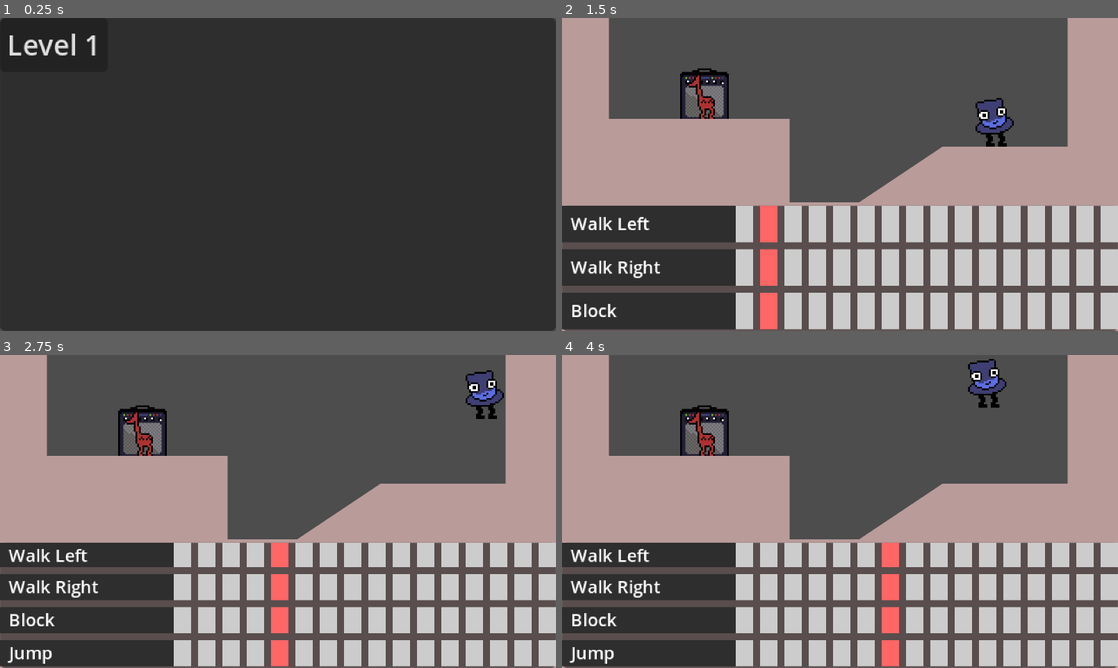
Above: before the commit, frames 1-4 (two rows, left to right).
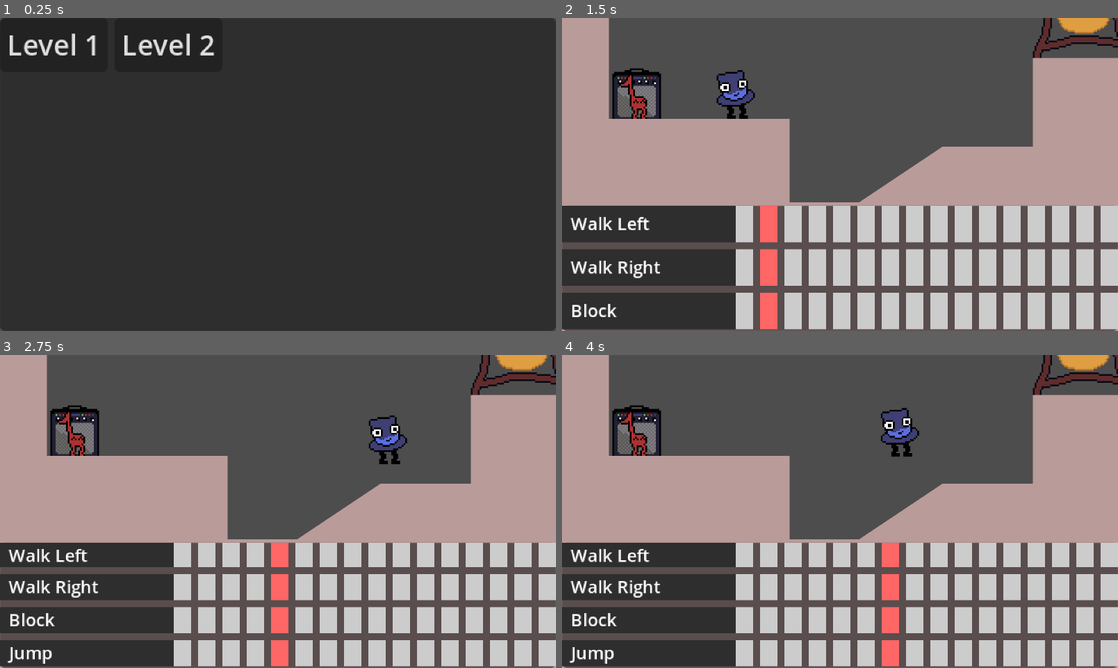
Above: after the commit, the same moments.

Repository: blondeman/GMTK2025
Game: Godot game, scene res://scenes/level_select.tscn
The game is run twice, just before and just after one commit, with the same random seed, the same clock (stepped at 60 frames per second) and the same inputs. Sound files missing from this copy of the repository are replaced by a short silence.
Inputs:
- Up to frame 1 (0.25 s): no input
- Up to frame 2 (1.5 s): click "Level 1" at 0.5 s; tap Enter at 1.25 s; hold D (move_right) from 1.28 s (still down); tap 1 at 1.35 s
- Up to frame 3 (2.75 s): keep holding D (move_right); tap W (jump) at 1.52, 2.27 s; tap 2 at 2.1 s
- Up to frame 4 (4 s): release D (move_right) at 2.78 s; hold A (move_left) 2.78-3.53 s; tap 3 at 2.85 s; hold D (move_right) from 3.53 s (still down); tap 4 at 3.6 s; tap W (jump) at 3.77 s

The runs differ from the first frame. In frame 1, 0.4% of the frame differs, in the area x 22-39%, y 4-12%; in frame 2, 7.0%; in frame 3, 6.7%; in frame 4, 7.2%, in the area x 9-100%, y 0-42%.

Commit message:
flag win condition

Diff:
--- /dev/null
+++ b/GMTK 2025/art/sprite_frames/gong.tres
@@ -0,0 +1,100 @@
+[gd_resource type="SpriteFrames" load_steps=14 format=3 uid="uid://b38e2gpptl3yc"]
+
+[ext_resource type="Texture2D" uid="uid://ej5acpkpp6ck" path="res://art/sprite_frames/gong.png" id="1_ecrff"]
+
+[sub_resource type="AtlasTexture" id="AtlasTexture_othml"]
+atlas = ExtResource("1_ecrff")
+region = Rect2(0, 0, 64, 64)
+
+[sub_resource type="AtlasTexture" id="AtlasTexture_dcdcs"]
+atlas = ExtResource("1_ecrff")
+region = Rect2(0, 0, 64, 64)
+
+[sub_resource type="AtlasTexture" id="AtlasTexture_vfm2w"]
+atlas = ExtResource("1_ecrff")
+region = Rect2(64, 0, 64, 64)
+
+[sub_resource type="AtlasTexture" id="AtlasTexture_7uc3s"]
+atlas = ExtResource("1_ecrff")
+region = Rect2(128, 0, 64, 64)
+
+[sub_resource type="AtlasTexture" id="AtlasTexture_iutm1"]
+atlas = ExtResource("1_ecrff")
+region = Rect2(192, 0, 64, 64)
+
+[sub_resource type="AtlasTexture" id="AtlasTexture_m740r"]
+atlas = ExtResource("1_ecrff")
+region = Rect2(256, 0, 64, 64)
+
+[sub_resource type="AtlasTexture" id="AtlasTexture_dt33s"]
+atlas = ExtResource("1_ecrff")
+region = Rect2(320, 0, 64, 64)
+
+[sub_resource type="AtlasTexture" id="AtlasTexture_11yhm"]
+atlas = ExtResource("1_ecrff")
+region = Rect2(384, 0, 64, 64)
+
+[sub_resource type="AtlasTexture" id="AtlasTexture_1hmoq"]
+atlas = ExtResource("1_ecrff")
+region = Rect2(448, 0, 64, 64)
+
+[sub_resource type="AtlasTexture" id="AtlasTexture_v5qqa"]
+atlas = ExtResource("1_ecrff")
+region = Rect2(512, 0, 64, 64)
+
+[sub_resource type="AtlasTexture" id="AtlasTexture_ijmjh"]
+atlas = ExtResource("1_ecrff")
+region = Rect2(576, 0, 64, 64)
+
+[sub_resource type="AtlasTexture" id="AtlasTexture_3a5lm"]
+atlas = ExtResource("1_ecrff")
+region = Rect2(640, 0, 64, 64)
+
+[resource]
+animations = [{
+"frames": [{
+"duration": 1.0,
+"texture": SubResource("AtlasTexture_othml")
+}],
+"loop": true,
+"name": &"default",
+"speed": 5.0
+}, {
+"frames": [{
+"duration": 1.0,
+"texture": SubResource("AtlasTexture_dcdcs")
+}, {
+"duration": 1.0,
+"texture": SubResource("AtlasTexture_vfm2w")
+}, {
+"duration": 1.0,
+"texture": SubResource("AtlasTexture_7uc3s")
+}, {
+"duration": 1.0,
+"texture": SubResource("AtlasTexture_iutm1")
+}, {
+"duration": 1.0,
+"texture": SubResource("AtlasTexture_m740r")
+}, {
+"duration": 1.0,
+"texture": SubResource("AtlasTexture_dt33s")
+}, {
+"duration": 1.0,
+"texture": SubResource("AtlasTexture_11yhm")
+}, {
+"duration": 1.0,
+"texture": SubResource("AtlasTexture_1hmoq")
+}, {
+"duration": 1.0,
+"texture": SubResource("AtlasTexture_v5qqa")
+}, {
+"duration": 1.0,
+"texture": SubResource("AtlasTexture_ijmjh")
+}, {
+"duration": 1.0,
+"texture": SubResource("AtlasTexture_3a5lm")
+}],
+"loop": true,
+"name": &"finish",
+"speed": 5.0
+}]
--- a/GMTK 2025/scenes/base_level.tscn
+++ b/GMTK 2025/scenes/base_level.tscn
@@ -3,7 +3,7 @@
 [ext_resource type="Script" uid="uid://ba031y0s8iovc" path="res://scripts/level_mananger.gd" id="1_k2uud"]
 [ext_resource type="PackedScene" uid="uid://b07n0lhyurdyk" path="res://scenes/sequencer.tscn" id="1_l1caj"]
 
-[node name="base_level" type="Node"]
+[node name="base_level" type="Node" groups=["manager"]]
 script = ExtResource("1_k2uud")
 
 [node name="game" type="Node2D" parent="."]
--- /dev/null
+++ b/GMTK 2025/scenes/flag.gd
@@ -0,0 +1,8 @@
+extends Area2D
+
+func _on_body_entered(body):
+	if body.name == "player":
+		var managers = get_tree().get_nodes_in_group("manager")
+		for manager in managers:
+			if manager.has_method("load_next_level"):
+				manager.load_next_level()
--- /dev/null
+++ b/GMTK 2025/scenes/flag.tscn
@@ -0,0 +1,20 @@
+[gd_scene load_steps=4 format=3 uid="uid://u4sni8lodqme"]
+
+[ext_resource type="Script" uid="uid://b56mo8fnpi3y0" path="res://scenes/flag.gd" id="1_32e5v"]
+[ext_resource type="SpriteFrames" uid="uid://b38e2gpptl3yc" path="res://art/sprite_frames/gong.tres" id="1_76ss4"]
+
+[sub_resource type="RectangleShape2D" id="RectangleShape2D_32e5v"]
+size = Vector2(33, 34)
+
+[node name="flag" type="Area2D"]
+collision_mask = 255
+script = ExtResource("1_32e5v")
+
+[node name="AnimatedSprite2D" type="AnimatedSprite2D" parent="."]
+sprite_frames = ExtResource("1_76ss4")
+
+[node name="CollisionShape2D" type="CollisionShape2D" parent="."]
+position = Vector2(1.5, 1)
+shape = SubResource("RectangleShape2D_32e5v")
+
+[connection signal="body_entered" from="." to="." method="_on_body_entered"]
--- a/GMTK 2025/scenes/levels/level_test.tscn
+++ b/GMTK 2025/scenes/levels/level_test.tscn
@@ -1,8 +1,9 @@
-[gd_scene load_steps=4 format=3 uid="uid://c766aiynxf552"]
+[gd_scene load_steps=5 format=3 uid="uid://c766aiynxf552"]
 
 [ext_resource type="PackedScene" uid="uid://dj26sjjx2kkp4" path="res://scenes/world.tscn" id="1_jp5fc"]
 [ext_resource type="PackedScene" uid="uid://c0j12hpbmcmbl" path="res://scenes/spawner.tscn" id="2_4ptlp"]
 [ext_resource type="PackedScene" uid="uid://oqmd233j2u7e" path="res://scenes/player.tscn" id="3_ycf23"]
+[ext_resource type="PackedScene" uid="uid://u4sni8lodqme" path="res://scenes/flag.tscn" id="4_4ptlp"]
 
 [node name="game" type="Node2D"]
 
@@ -15,3 +16,6 @@
 [node name="player" parent="." instance=ExtResource("3_ycf23")]
 position = Vector2(229, 58)
 collision_layer = 2
+
+[node name="flag" parent="." instance=ExtResource("4_4ptlp")]
+position = Vector2(299, -9)
--- /dev/null
+++ b/GMTK 2025/scenes/levels/level_test2.tscn
@@ -0,0 +1,21 @@
+[gd_scene load_steps=5 format=3 uid="uid://c035m2n8tw2vk"]
+
+[ext_resource type="PackedScene" uid="uid://dj26sjjx2kkp4" path="res://scenes/world.tscn" id="1_r2jds"]
+[ext_resource type="PackedScene" uid="uid://c0j12hpbmcmbl" path="res://scenes/spawner.tscn" id="2_cempo"]
+[ext_resource type="PackedScene" uid="uid://oqmd233j2u7e" path="res://scenes/player.tscn" id="3_k5lvb"]
+[ext_resource type="PackedScene" uid="uid://u4sni8lodqme" path="res://scenes/flag.tscn" id="4_mlbia"]
+
+[node name="game" type="Node2D"]
+
+[node name="world" parent="." instance=ExtResource("1_r2jds")]
+position = Vector2(-13, -30)
+
+[node name="spawner" parent="." instance=ExtResource("2_cempo")]
+position = Vector2(43, 42)
+
+[node name="player" parent="." instance=ExtResource("3_k5lvb")]
+position = Vector2(80, 42)
+collision_layer = 2
+
+[node name="flag" parent="." instance=ExtResource("4_mlbia")]
+position = Vector2(299, -9)
--- a/GMTK 2025/scenes/minion.tscn
+++ b/GMTK 2025/scenes/minion.tscn
@@ -23,6 +23,7 @@
 shape = SubResource("CircleShape2D_y8etf")
 
 [node name="block" type="CollisionShape2D" parent="."]
+position = Vector2(0, 6)
 shape = SubResource("RectangleShape2D_1ddg2")
 
 [node name="OneNote" type="AudioStreamPlayer" parent="."]
--- a/GMTK 2025/scenes/world.tscn
+++ b/GMTK 2025/scenes/world.tscn
@@ -10,7 +10,7 @@
 
 [node name="CollisionPolygon2D" type="CollisionPolygon2D" parent="StaticBody2D"]
 position = Vector2(-32, 56)
-polygon = PackedVector2Array(0, -40, 40, -40, 40, 32, 112, 32, 144, 32, 144, 80, 184, 80, 232, 48, 304, 48, 304, -40, 344, -40, 344, 195, 0, 195)
+polygon = PackedVector2Array(0, -40, 40, -40, 40, 32, 112, 32, 144, 32, 144, 80, 184, 80, 232, 48, 284, 48, 284, -3, 344, -3, 344, 195, 0, 195)
 
 [node name="Polygon2D" type="Polygon2D" parent="StaticBody2D/CollisionPolygon2D"]
 color = Color(0.728792, 0.611373, 0.606965, 1)
--- a/GMTK 2025/scripts/level_mananger.gd
+++ b/GMTK 2025/scripts/level_mananger.gd
@@ -4,9 +4,10 @@
 var loaded_scenes: Array = []
 @onready var game_container := $game
 
+var current_scene = 0
+
 func _ready():
 	load_all_scenes("res://scenes/levels")
-	load_scene_by_index(0)
 
 func load_all_scenes(folder_path: String):
 	var dir := DirAccess.open(folder_path)
@@ -22,7 +23,15 @@
 	else:
 		push_error("Failed to open folder: " + folder_path)
 
+func load_next_level():
+	if current_scene + 1 < len(scene_paths):
+		load_scene_by_index(current_scene + 1)
+	else:
+		print("WIN")
+
 func load_scene_by_index(index: int) -> Node:
+	current_scene = index
+
 	for child in game_container.get_children():
 		child.queue_free()
 
--- a/GMTK 2025/scripts/player.gd
+++ b/GMTK 2025/scripts/player.gd
@@ -1,9 +1,7 @@
 extends CharacterBody2D
-
 
 const SPEED = 100.0
 const JUMP_VELOCITY = -300.0
-
 
 func _physics_process(delta: float) -> void:
 	if not is_on_floor():
Binary file added: GMTK 2025/art/aseprite_files/gong.aseprite
Binary file added: GMTK 2025/art/sprite_frames/gong.png
Not shown, added: GMTK 2025/art/sprite_frames/gong.png.import
Not shown, added: GMTK 2025/scenes/flag.gd.uid
